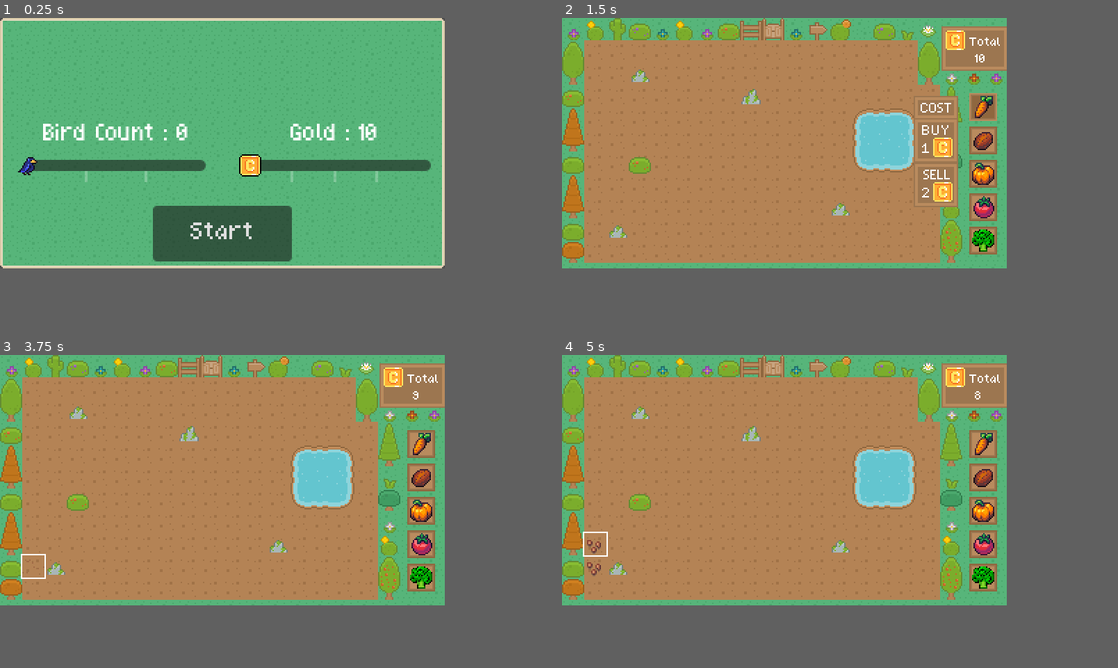
Above: before the commit, frames 1-4 (two rows, left to right).
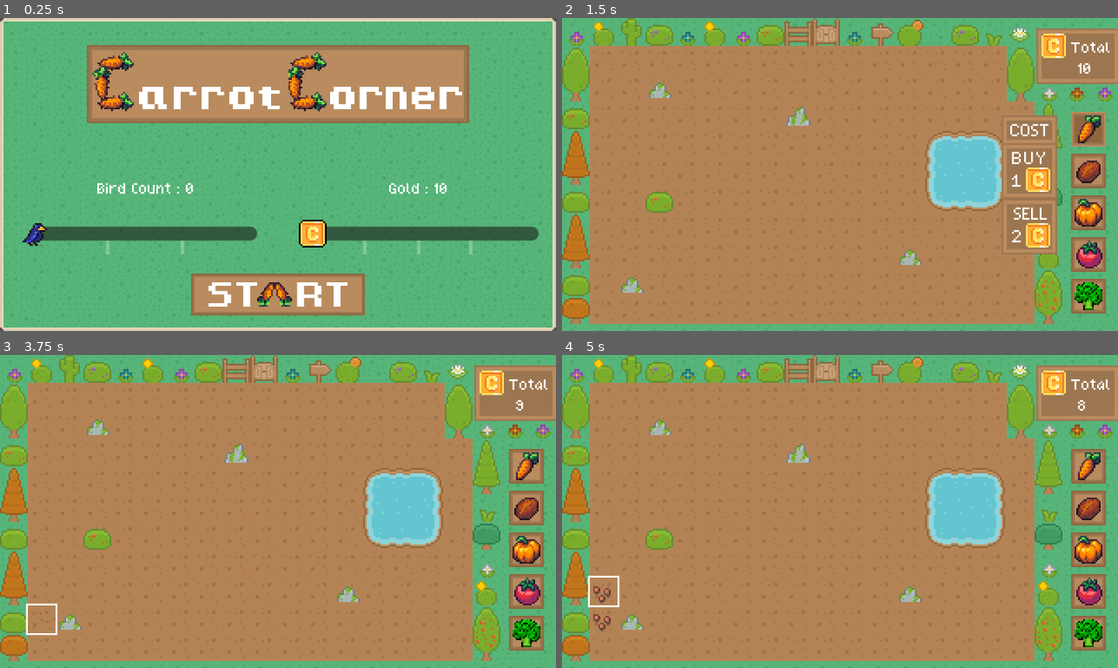
Above: after the commit, the same moments.

Repository: JibblyC/CarrotCorner
Game: Godot game, scene res://scenes/main_menu.tscn
Same seed, same stepped clock (60 frames per second), same inputs: the game is played once before the commit and once after it.
Inputs (mouse positions are in pixels of both pictures, inside the frame that each line leads up to; where the layout moved, square brackets give the same spot in the first picture):
- Up to frame 1 (0.25 s): no input
- Up to frame 2 (1.5 s): click (784, 240) [784, 233] at 0.5 s; click (984, 105) at 1.27 s
- Up to frame 3 (3.75 s): click (422, 442) at 2.02 s; click (422, 442) at 2.77 s; tap Enter at 3.5 s; move the mouse to (33, 567) at 3.52 s; click (33, 567) at 3.67 s
- Up to frame 4 (5 s): tap Space at 4.25 s; move the mouse to (595, 542) at 4.27 s; click (595, 542) at 4.42 s
In our replay, the window is 640x360 before the commit and 800x450 after it. These sizes can differ from the game's own. Grey fills any space a smaller window leaves; there, only what the larger window draws over its background counts as a difference.

The runs differ from the first frame. In frame 1, 36% of the frame differs, in the area x 0-100%, y 0-100%; in frame 2, 35%; in frame 3, 35%; in frame 4, 36%.

Commit message:
Working on main menu more

Diff:
--- a/project.godot
+++ b/project.godot
@@ -31,8 +31,7 @@
 window/size/viewport_height=180
 window/size/window_width_override=1280
 window/size/window_height_override=720
-window/stretch/mode="viewport"
-window/stretch/scale=1.5
+window/stretch/mode="canvas_items"
 window/stretch/scale_mode="integer"
 
 [editor]
--- a/scenes/main_menu.tscn
+++ b/scenes/main_menu.tscn
@@ -6,7 +6,9 @@
 [ext_resource type="FontFile" uid="uid://cpaa6s6xumhku" path="res://themes/quaver.ttf" id="3_bqqt6"]
 [ext_resource type="Texture2D" uid="uid://d3lvs2tdtbcuy" path="res://assets/Menus/MainMenuBackground.png" id="4_8ln24"]
 [ext_resource type="Texture2D" uid="uid://c0i5wfc6dll2a" path="res://assets/Pixel Art Bird 16x16/BirdSliderIcon..png" id="5_oa1go"]
+[ext_resource type="Texture2D" uid="uid://cw4r76yh3it1o" path="res://assets/Menus/CarritCorner_Dropdown.png" id="5_tbmy8"]
 [ext_resource type="Texture2D" uid="uid://sqcs52qc3ud3" path="res://assets/singleCoin1.png" id="6_rtw2f"]
+[ext_resource type="Texture2D" uid="uid://dulgtm1g88bc" path="res://assets/Menus/StartButton.png" id="9_jk1qb"]
 
 [node name="MainMenu" type="Control" unique_id=806335344]
 layout_mode = 3
@@ -43,6 +45,11 @@
 layout_mode = 2
 size_flags_vertical = 3
 
+[node name="TextureRect" type="TextureRect" parent="VSplitContainer/TitleContainer" unique_id=1708019987]
+layout_mode = 2
+texture = ExtResource("5_tbmy8")
+stretch_mode = 3
+
 [node name="SettingsContainer" type="MarginContainer" parent="VSplitContainer" unique_id=1737301104]
 layout_mode = 2
 size_flags_vertical = 3
@@ -68,7 +75,7 @@
 size_flags_horizontal = 4
 size_flags_vertical = 6
 theme = ExtResource("1_wu84c")
-theme_override_font_sizes/font_size = 15
+theme_override_font_sizes/font_size = 8
 horizontal_alignment = 1
 vertical_alignment = 1
 
@@ -100,7 +107,7 @@
 size_flags_vertical = 6
 theme = ExtResource("1_wu84c")
 theme_override_fonts/font = ExtResource("3_bqqt6")
-theme_override_font_sizes/font_size = 15
+theme_override_font_sizes/font_size = 8
 horizontal_alignment = 1
 
 [node name="StartingGoldSlider" type="HSlider" parent="VSplitContainer/SettingsContainer/HBoxContainer/MarginContainer2/VBoxContainer2" unique_id=2136165236]
@@ -122,21 +129,13 @@
 layout_mode = 2
 size_flags_horizontal = 4
 size_flags_vertical = 4
-theme_override_constants/margin_left = 100
-theme_override_constants/margin_top = 6
-theme_override_constants/margin_right = 100
-theme_override_constants/margin_bottom = 5
+theme_override_constants/margin_left = 0
+theme_override_constants/margin_top = -5
+theme_override_constants/margin_bottom = 9
 
-[node name="StartGame" type="Button" parent="VSplitContainer/StartButtonContainer" unique_id=2081972847]
-custom_minimum_size = Vector2(100, 0)
+[node name="StartGame" type="TextureButton" parent="VSplitContainer/StartButtonContainer" unique_id=198625774]
 layout_mode = 2
-size_flags_horizontal = 4
-size_flags_vertical = 4
-theme = ExtResource("1_wu84c")
-theme_override_constants/outline_size = 0
-theme_override_font_sizes/font_size = 16
-text = "Start"
-vertical_icon_alignment = 0
+texture_normal = ExtResource("9_jk1qb")
 
 [connection signal="value_changed" from="VSplitContainer/SettingsContainer/HBoxContainer/MarginContainer/VBoxContainer/BirdSlider" to="." method="_on_bird_slider_value_changed"]
 [connection signal="value_changed" from="VSplitContainer/SettingsContainer/HBoxContainer/MarginContainer2/VBoxContainer2/StartingGoldSlider" to="." method="_on_starting_gold_slider_value_changed"]
--- a/scripts/main_menu.gd
+++ b/scripts/main_menu.gd
@@ -14,11 +14,6 @@
 	_set_starting_gold_label()
 	startingGoldSlider.value = Globals.totalGold;
 
-
-func _on_start_game_pressed() -> void:
-	get_tree().change_scene_to_packed(mainGameScene)
-
-
 func _set_bird_value_label() -> void :
 	birdValueLabel.text =  "Bird Count : " + str(int(birdSlider.value))
 
@@ -30,5 +25,9 @@
 	Globals.birdSpawnWaitTime = birdSlider.value
 
 func _on_starting_gold_slider_value_changed(value: float) -> void:
-		_set_starting_gold_label()
-		Globals.totalGold = startingGoldSlider.value;
+	_set_starting_gold_label()
+	Globals.totalGold = startingGoldSlider.value;
+
+
+func _on_start_game_pressed() -> void:
+	get_tree().change_scene_to_packed(mainGameScene)
Binary file added: assets/MainMenuBackground.aseprite
Binary file added: assets/Menus/CarritCorner_Dropdown.aseprite
Binary file added: assets/Menus/CarritCorner_Dropdown.png
Not shown, added: assets/Menus/CarritCorner_Dropdown.png.import
Binary file added: assets/Menus/StartButton.aseprite
Binary file added: assets/Menus/StartButton.png
Not shown, added: assets/Menus/StartButton.png.import
